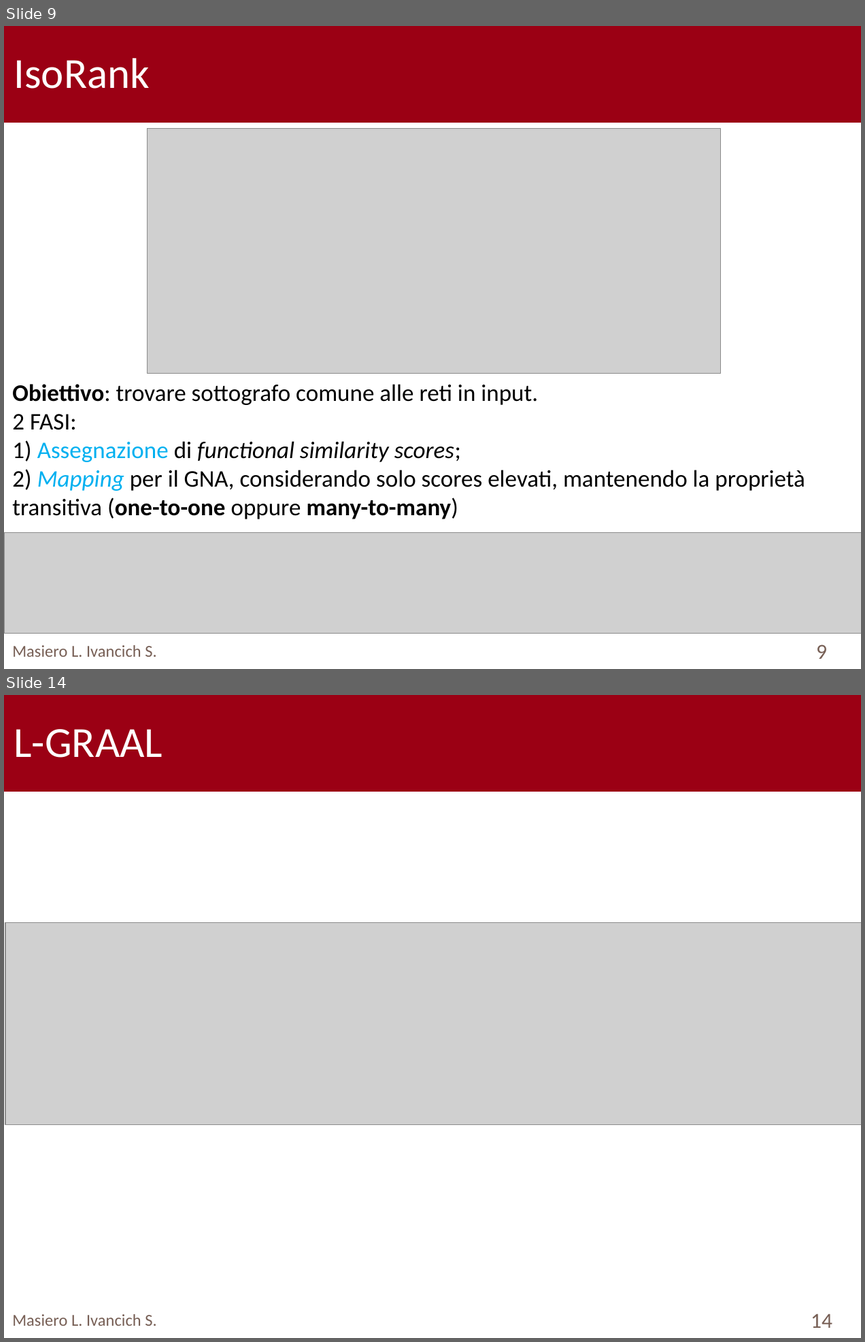
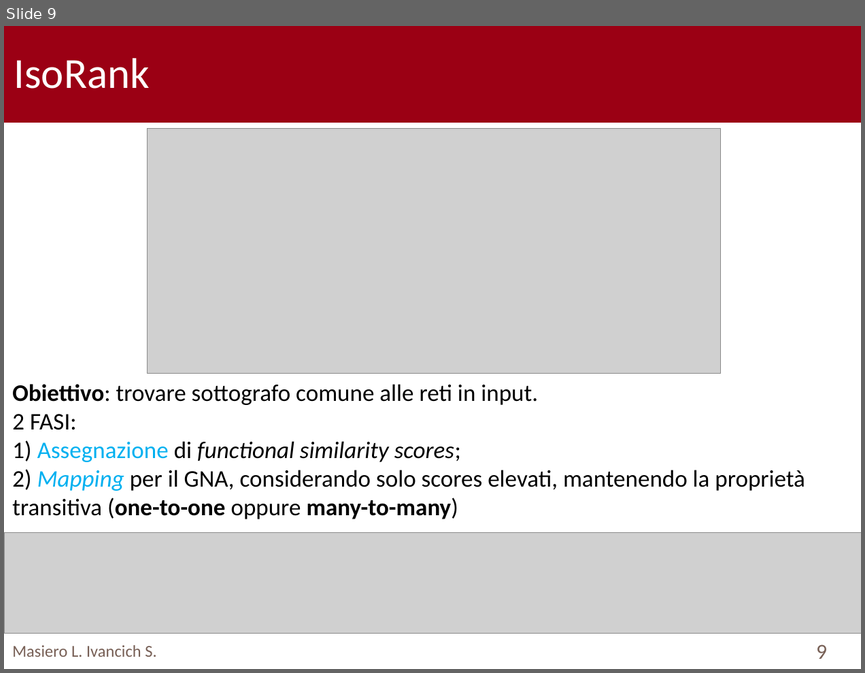
Before and after one commit to TyllanDrake/NetworkAlignment, a slide deck: Presentation/Presentation.pptx. Shown one above the other, each under a label of ours: slides 9 and 14 before the commit, slide 9 after it; the slides between them are not shown. The pictures are 865x1342 and 865x673 pixels, drawn with LibreOffice and Linux fonts; fonts in the diff are those of the drawing; grey boxes stand for pictures; background and template pictures are left out. Boxes give left, top, right and bottom in pixels: in the first picture for what was removed or moved away, otherwise in the second. Text is boxed around its words. In the diff, an @@ line names an element or a change of style, - is before the commit and + after.

```diff
--- a/Presentation/Presentation.pptx
+++ b/Presentation/Presentation.pptx
@@ slide 14 removed at (4,695,861,1338), background #FFFFFF; not listed: 1 template element that a slide beside it also shows @@
@@ text removed at (14,729,163,758) @@
-L-GRAAL
@@ picture removed at (6,922,861,1124) @@
@@ text removed at (12,1314,156,1325) @@
-Masiero L. Ivancich S.
@@ page number removed at (810,1313,832,1327) @@
-14
```
Also in this commit, not shown: 9 slides changed.
